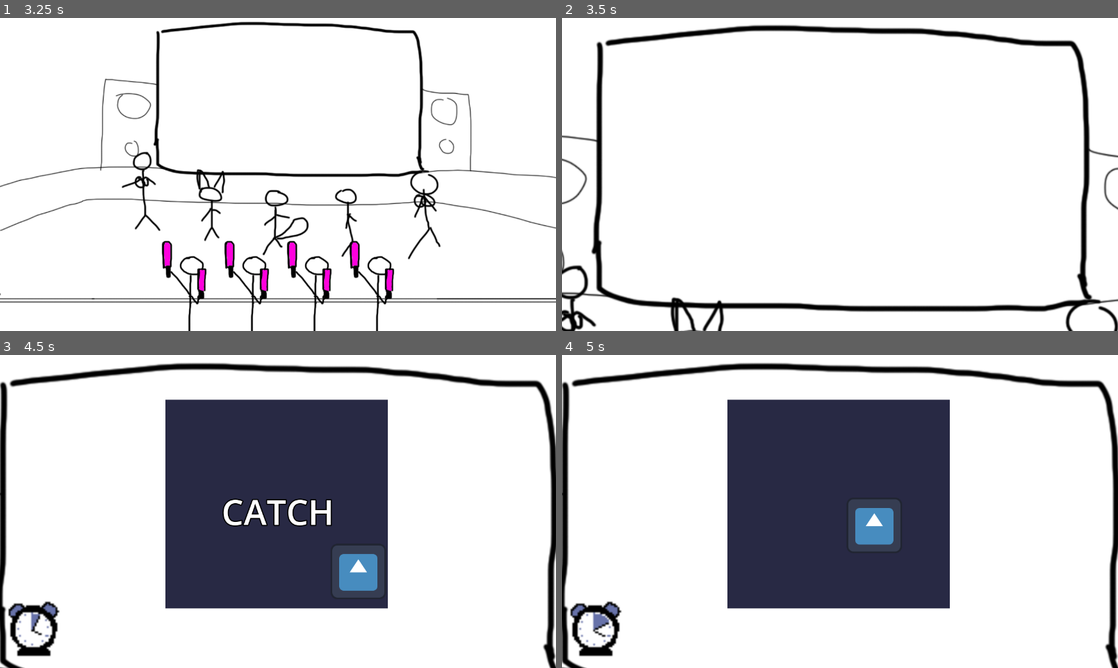
Above: before the commit, frames 1-4 (two rows, left to right).
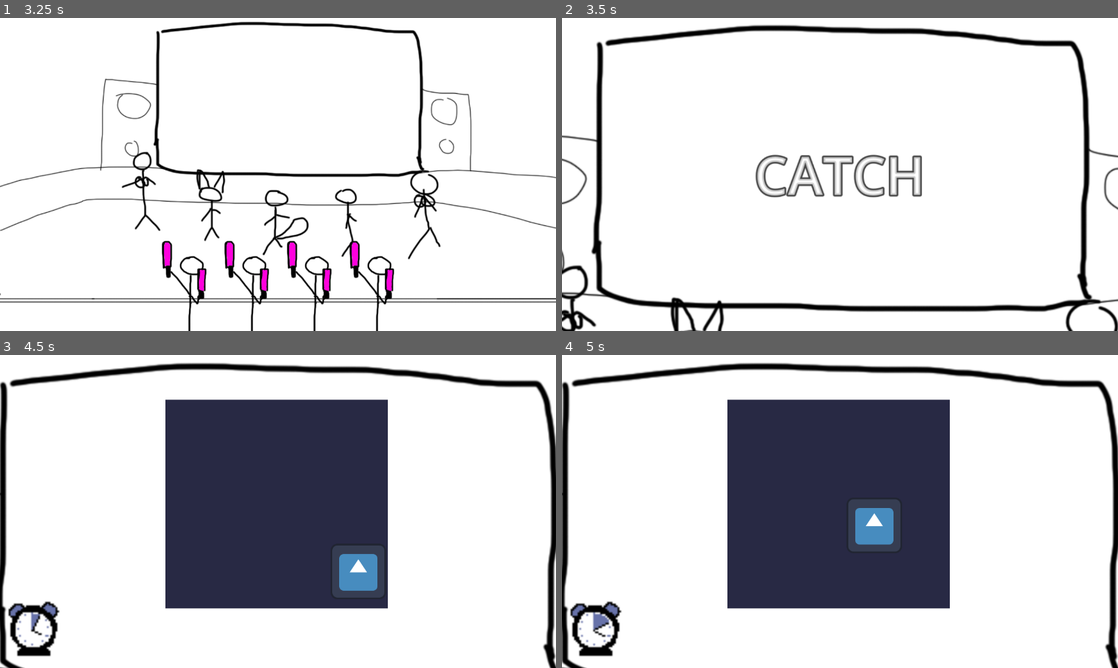
Above: after the commit, the same moments.

Repository: Heydelios/phase-ware
Game: Godot game, scene res://MainScene/main.tscn
Same seed, same stepped clock (60 frames per second), same inputs: the game is played once before the commit and once after it. The engine's default icon, where the game draws it, is replaced by a stand-in: a white triangle on a blue panel in a dark square.
Inputs:
- Up to frame 1 (3.25 s): tap Enter at 0.5 s; hold W (up) 0.53-1.28 s; hold Space (spacebar) 0.53-1.28 s; tap Space (spacebar) at 1.35, 2.85 s; hold Space (spacebar) 2.03-2.78 s; hold W (up) from 2.03 s (still down)
- Up to frame 2 (3.5 s): keep holding W (up)
- Up to frame 3 (4.5 s): release W (up) at 3.53 s; hold Space (spacebar) 3.53-4.28 s; tap Space (spacebar) at 4.35 s
- Up to frame 4 (5 s): no input

Frame 1 is identical in both runs. In frame 2, 1.8% of the frame differs, in the area x 34-65%, y 43-58%; in frame 3, 0.9%; in frame 4, nothing differs.

Commit message:
small tweaks/improvements

Diff:
--- a/MainScene/main.gd
+++ b/MainScene/main.gd
@@ -10,13 +10,14 @@
 var next_minigame : Minigame
 var minigame_prompt := preload("res://Minigames/popup_text.tscn")
 var main_screen_display := preload("res://UI/Television/minigame_start.tscn")
+var should_transition := true
 
 var timer : float = 0
 var speed : float = 1
 var lives : int = 4
 var stage_number : int = 1
 var wins : int = 0
-var nb_of_wins_to_speedup : int = 2
+var nb_of_wins_to_speedup : int = 3
 var nb_of_wins_to_boss : int = 11
 var should_speedup : bool = false
 var should_start_boss : bool = false
@@ -54,26 +55,30 @@
 func minigame_start(delta: float) -> void:
 	var start_anim_duration : float = 3
 
+
 	if timer == 0:
 		var main_screen : StartScreen = main_screen_display.instantiate()
 		main_screen.control_type = next_minigame.control_type
 		main_screen.duration = start_anim_duration
 		main_screen.minigame_count = stage_number
 		%Background.add_child(main_screen)
+		should_transition = true
 
 	timer += delta
 
-	if timer >= start_anim_duration-.2:
+	if timer >= start_anim_duration-.2 && should_transition:
 		%HealthBar.anim_player.play("fade_out")
 		anim_player.play("zoom_in")
+		var popup = minigame_prompt.instantiate()
+		popup.prompt = next_minigame.game_name
+		%TextAnchor.add_child(popup)
+		should_transition = false
 
 	if timer >= start_anim_duration:
 		timer = 0
 		state = main_state.IN_GAME
-		var popup = minigame_prompt.instantiate()
-		popup.prompt = next_minigame.game_name
-		%Anchor.add_child(next_minigame)
-		%Anchor.add_child(popup)
+		%GameAnchor.add_child(next_minigame)
+
 
 	#print("gamestart " + str(timer))
 
--- a/MainScene/main.tscn
+++ b/MainScene/main.tscn
@@ -3,7 +3,7 @@
 [ext_resource type="Script" uid="uid://bmbl86r3ilht8" path="res://MainScene/main.gd" id="1_ig7tw"]
 [ext_resource type="Texture2D" uid="uid://cs440w8ophogp" path="res://Placeholders/makeawish_bg.png" id="2_bo1nx"]
 [ext_resource type="PackedScene" uid="uid://belbcnmqwlyno" path="res://UI/Healthbar/health_bar.tscn" id="3_451ce"]
-[ext_resource type="Texture2D" uid="uid://cg17h0nl5843d" path="res://Placeholders/main_background.png" id="3_rg2y2"]
+[ext_resource type="Texture2D" uid="uid://cg17h0nl5843d" path="res://MainScene/main_background.png" id="3_rg2y2"]
 
 [sub_resource type="Animation" id="Animation_rg2y2"]
 length = 0.001
@@ -83,7 +83,10 @@
 offset_right = -132.42102
 offset_bottom = 199.48645
 
-[node name="Anchor" type="Node" parent="Background" unique_id=1451415129]
+[node name="GameAnchor" type="Node" parent="Background" unique_id=1451415129]
+unique_name_in_owner = true
+
+[node name="TextAnchor" type="Node" parent="Background" unique_id=322573838]
 unique_name_in_owner = true
 
 [node name="AnimationPlayer" type="AnimationPlayer" parent="." unique_id=2030743586]
--- a/Minigames/popup_text.gd
+++ b/Minigames/popup_text.gd
@@ -3,6 +3,7 @@
 @onready var prompt : String
 
 func _ready() -> void:
+	#%AnimationPlayer.play("pop_in")
 	text = prompt
 	visible = true
 	get_tree().create_timer(1).timeout.connect(hide)
--- a/Minigames/popup_text.tscn
+++ b/Minigames/popup_text.tscn
@@ -2,7 +2,69 @@
 
 [ext_resource type="Script" uid="uid://cx71dhydshee6" path="res://Minigames/popup_text.gd" id="1_lnfc1"]
 
+[sub_resource type="Animation" id="Animation_fkpih"]
+length = 0.001
+tracks/0/type = "value"
+tracks/0/imported = false
+tracks/0/enabled = true
+tracks/0/path = NodePath(".:scale")
+tracks/0/interp = 1
+tracks/0/loop_wrap = true
+tracks/0/keys = {
+"times": PackedFloat32Array(0),
+"transitions": PackedFloat32Array(1),
+"update": 0,
+"values": [Vector2(1, 1)]
+}
+tracks/1/type = "value"
+tracks/1/imported = false
+tracks/1/enabled = true
+tracks/1/path = NodePath(".:modulate")
+tracks/1/interp = 1
+tracks/1/loop_wrap = true
+tracks/1/keys = {
+"times": PackedFloat32Array(0),
+"transitions": PackedFloat32Array(1),
+"update": 0,
+"values": [Color(1, 1, 1, 0)]
+}
+
+[sub_resource type="Animation" id="Animation_lnfc1"]
+resource_name = "pop_in"
+length = 0.2
+tracks/0/type = "value"
+tracks/0/imported = false
+tracks/0/enabled = true
+tracks/0/path = NodePath(".:scale")
+tracks/0/interp = 2
+tracks/0/loop_wrap = true
+tracks/0/keys = {
+"times": PackedFloat32Array(0, 0.2),
+"transitions": PackedFloat32Array(1, 1),
+"update": 0,
+"values": [Vector2(3, 3), Vector2(1, 1)]
+}
+tracks/1/type = "value"
+tracks/1/imported = false
+tracks/1/enabled = true
+tracks/1/path = NodePath(".:modulate")
+tracks/1/interp = 2
+tracks/1/loop_wrap = true
+tracks/1/keys = {
+"times": PackedFloat32Array(0, 0.2),
+"transitions": PackedFloat32Array(1, 1),
+"update": 0,
+"values": [Color(1, 1, 1, 0), Color(1, 1, 1, 1)]
+}
+
+[sub_resource type="AnimationLibrary" id="AnimationLibrary_fkpih"]
+_data = {
+&"RESET": SubResource("Animation_fkpih"),
+&"pop_in": SubResource("Animation_lnfc1")
+}
+
 [node name="PopupText" type="Label" unique_id=359901472]
+modulate = Color(1, 1, 1, 0)
 anchors_preset = 8
 anchor_left = 0.5
 anchor_top = 0.5
@@ -14,6 +76,7 @@
 offset_bottom = 150.0
 grow_horizontal = 2
 grow_vertical = 2
+pivot_offset = Vector2(540, 150)
 size_flags_horizontal = 4
 theme_override_colors/font_outline_color = Color(0, 0, 0, 1)
 theme_override_constants/outline_size = 10
@@ -22,3 +85,8 @@
 horizontal_alignment = 1
 vertical_alignment = 1
 script = ExtResource("1_lnfc1")
+
+[node name="AnimationPlayer" type="AnimationPlayer" parent="." unique_id=566223348]
+unique_name_in_owner = true
+libraries/ = SubResource("AnimationLibrary_fkpih")
+autoplay = &"pop_in"
--- a/UI/Healthbar/health_point.tscn
+++ b/UI/Healthbar/health_point.tscn
@@ -1,6 +1,6 @@
 [gd_scene format=3 uid="uid://bqp63i7kroum8"]
 
-[ext_resource type="Texture2D" uid="uid://djowa0ovdqfcr" path="res://Placeholders/health_point.png" id="1_robop"]
+[ext_resource type="Texture2D" uid="uid://djowa0ovdqfcr" path="res://UI/Healthbar/health_point.png" id="1_robop"]
 [ext_resource type="Script" uid="uid://ccvfyx4wxa2sb" path="res://UI/Healthbar/health_point.gd" id="2_robop"]
 
 [sub_resource type="Animation" id="Animation_robop"]
Renamed: Placeholders/main_background.png -> MainScene/main_background.png
Not shown, changed: MainScene/main_background.png.import
Renamed: Placeholders/health_point.png -> UI/Healthbar/health_point.png
Not shown, changed: UI/Healthbar/health_point.png.import
